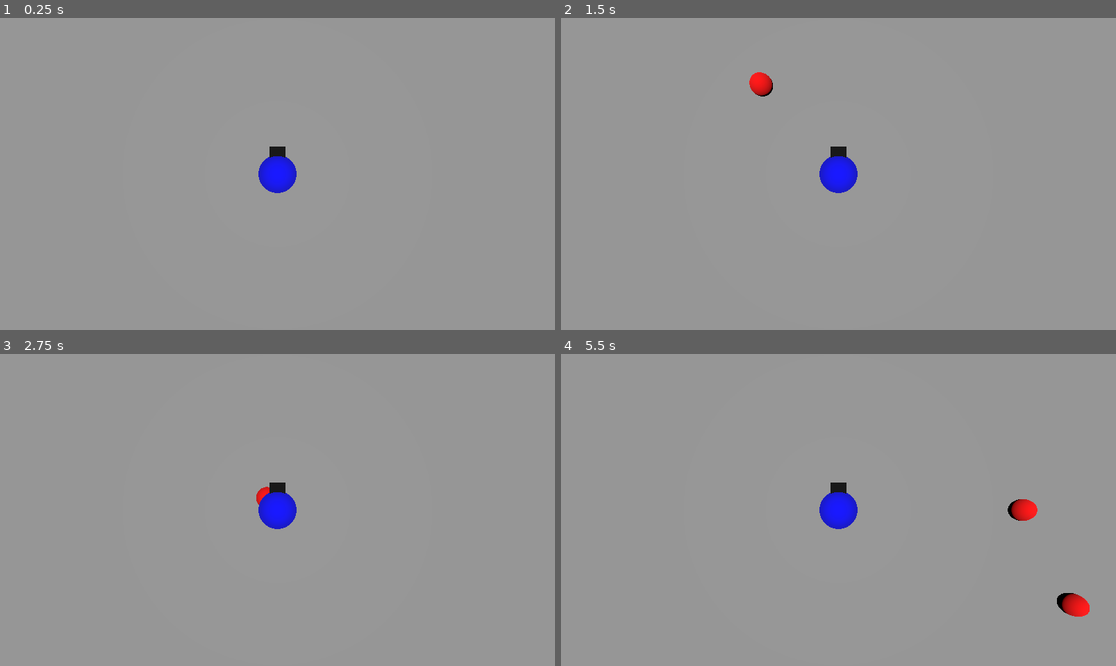
Above: before the commit, frames 1-4 (two rows, left to right).
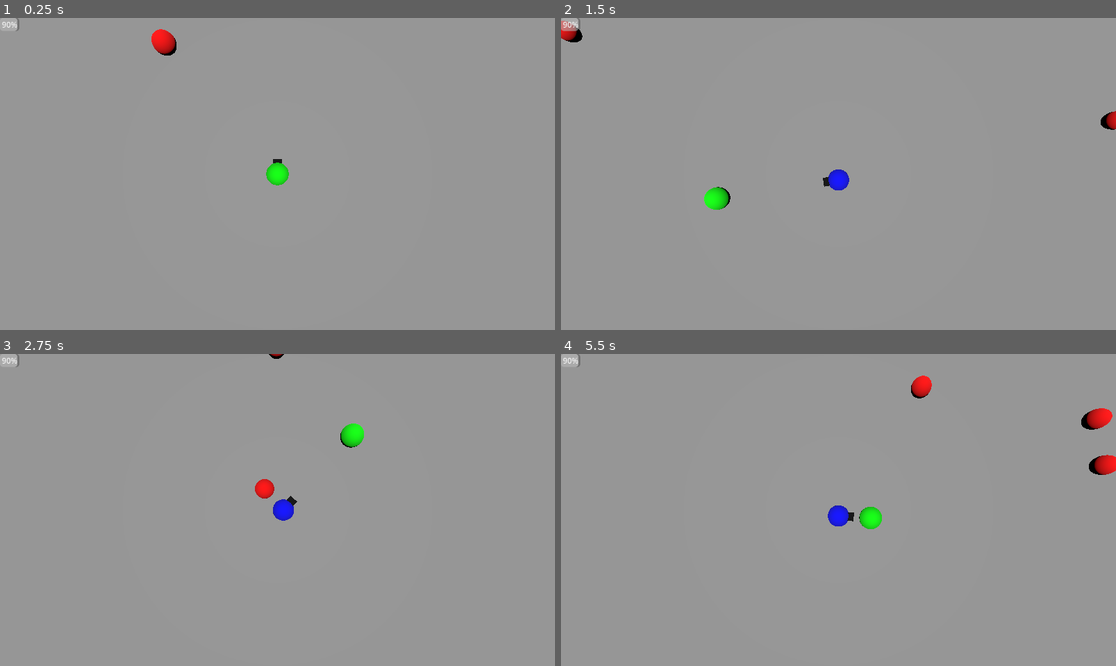
Above: after the commit, the same moments.

Repository: lavithian/Godot_Character_AI
Game: Godot game, scene res://level.tscn
Same seed, same stepped clock (60 frames per second), same inputs: the game is played once before the commit and once after it.
Inputs (mouse positions are in pixels of both pictures, inside the frame that each line leads up to):
- Up to frame 1 (0.25 s): no input
- Up to frame 2 (1.5 s): tap Enter at 0.5 s; move the mouse to (960, 158) at 0.52 s; hold D (move_right) 0.53-1.28 s; click (960, 158) at 0.6 s; tap Space (jump) at 0.77 s; move the mouse to (727, 189) at 1.27 s; hold S (move_back) from 1.28 s (still down); click (727, 189) at 1.35 s
- Up to frame 3 (2.75 s): tap Space (jump) at 1.52 s; move the mouse to (333, 441) at 2.02 s; release S (move_back) at 2.03 s; hold D (move_right) from 2.03 s (still down); click (333, 441) at 2.1 s
- Up to frame 4 (5.5 s): move the mouse to (810, 572) at 2.77 s; release D (move_right) at 2.78 s; hold W (move_forward) 2.78-3.53 s; click (810, 572) at 2.85 s; tap Space (jump) at 3.02, 3.77, 4.52 s; move the mouse to (1005, 556) at 3.52 s; hold A (move_left) 3.53-5.03 s; click (1005, 556) at 3.6 s; move the mouse to (672, 463) at 4.27 s; click (672, 463) at 4.35 s; move the mouse to (866, 510) at 5.02 s; hold S (move_back) from 5.03 s (still down); click (866, 510) at 5.1 s

The runs differ from the first frame. In frame 1, 1.1% of the frame differs, in the area x 0-54%, y 0-57%; in frame 2, 1.5%; in frame 3, 1.1%; in frame 4, 2.3%, in the area x 0-100%, y 0-85%.
Error before the commit: Parse Error: Function "get_()" not found in base self. (res://player.gd:96)

Commit message:
added health and health bar

Diff:
--- a/enemy.gd
+++ b/enemy.gd
@@ -75,7 +75,7 @@
 
 func attack_player():
 	# attack player
-	print("Attack!")
+	#print("Attack!")
 	current_state = state.MOVE
 	pass
 
--- a/level.gd
+++ b/level.gd
@@ -1,10 +1,10 @@
 extends Node3D
 
-
+@export var player : CharacterBody3D
+@export var ui : Control
 # Called when the node enters the scene tree for the first time.
 func _ready():
 	pass # Replace with function body.
-
 
 # Called every frame. 'delta' is the elapsed time since the previous frame.
 func _process(delta):
@@ -14,5 +14,9 @@
 	if Input.is_action_just_pressed("ui_cancel"):
 		get_tree().quit()
 
-func instantiate_bullet():
-	pass
+func _on_player_health_changed(health, max_health):
+	print(health)
+	print(max_health)
+	print(ui.get_child(0).get_child(0).value)
+	ui.get_child(0).get_child(0).value = health
+	pass # Replace with function body.
--- a/level.tscn
+++ b/level.tscn
@@ -1,10 +1,11 @@
-[gd_scene load_steps=8 format=3 uid="uid://krrfjmqcxf2"]
+[gd_scene load_steps=9 format=3 uid="uid://krrfjmqcxf2"]
 
 [ext_resource type="Script" path="res://level.gd" id="1_gljcp"]
 [ext_resource type="PackedScene" uid="uid://fvicijhswq6n" path="res://player.tscn" id="2_1fldc"]
 [ext_resource type="PackedScene" uid="uid://c3o4ox6imk8nq" path="res://enemy.tscn" id="3_1ku1r"]
 [ext_resource type="PackedScene" uid="uid://cagi2702q4b71" path="res://bullet.tscn" id="4_f72sh"]
 [ext_resource type="PackedScene" uid="uid://rfso6t3wpke8" path="res://camera_rig.tscn" id="4_fbpvo"]
+[ext_resource type="PackedScene" uid="uid://cayrqs6t8cxe3" path="res://ui.tscn" id="6_waf8j"]
 
 [sub_resource type="PlaneMesh" id="PlaneMesh_ye5jh"]
 size = Vector2(100, 100)
@@ -12,8 +13,10 @@
 [sub_resource type="BoxShape3D" id="BoxShape3D_tu372"]
 size = Vector3(100, 0.1, 100)
 
-[node name="level" type="Node3D"]
+[node name="level" type="Node3D" node_paths=PackedStringArray("player", "ui")]
 script = ExtResource("1_gljcp")
+player = NodePath("Player")
+ui = NodePath("UI")
 
 [node name="floor" type="StaticBody3D" parent="."]
 metadata/_edit_group_ = true
@@ -64,3 +67,7 @@
 visible = false
 
 [node name="Camera_rig" parent="." instance=ExtResource("4_fbpvo")]
+
+[node name="UI" parent="." instance=ExtResource("6_waf8j")]
+
+[connection signal="health_changed" from="Player" to="." method="_on_player_health_changed"]
--- a/player.gd
+++ b/player.gd
@@ -6,18 +6,22 @@
 @onready var camera_camera =camera.get_node("Camera")
 @onready var cursor = $Cursor
 @onready var eyes = $eyes
-@onready var level : Node3D
+@onready var ui_node = $UI
 
 const speed : float = 1000.0
 const jump_velocity : float = 4.5
 var movement_velocity: Vector3
 var camera_input : float = 0.0
 var mouse_sensitiviy : float = 0.01
+var player_health : int = 100
+
+signal health_changed(current_health, max_health)
 
 # Get the gravity from the project settings to be synced with RigidBody nodes.
 var gravity = ProjectSettings.get_setting("physics/3d/default_gravity")
 
 func _ready() -> void:
+	take_damage(10)
 	pass
 
 func _physics_process(delta) -> void:
@@ -56,18 +60,6 @@
 	camera.global_transform.origin = player_pos
 	pass
 
-func camera_rotation() -> void:
-	#rotate_x(camera_input[0])
-	rotate_y(camera_input)
-#    camera.rotation.x = clamp(
-#        pitch_pivot.rotation.x,
-#        deg_to_rad(-30),S
-#        deg_to_rad(30)
-#    )
-#    twist_input = 0.0
-#    pitch_input = 0.0
-	pass
-
 func look_at_cursor():
 	# Create a horizontal plane, and find a point where the ray intersects with it
 	var player_pos = global_transform.origin
@@ -88,17 +80,19 @@
 
 func shoot_weapon() -> void:
 	print("pew pew")
-#	var b = bullet.instantiate()
-#	dd_child(b)
-#	b.global_transform.origin = eyes.global_transform.origin
-
-# Assuming 'world_node' is a path or reference to the node with the instantiate_bullet function.
-	get_().instantiate_bullet(global_transform.origin, global_transform.basis.get_euler())
-
-
-
 	pass
 
+func take_damage(amount) -> void:
+	print("Damage: " + str(amount))
+	player_health -= amount
+	health_changed.emit(player_health, 100)
+	if player_health < 1:
+		player_death()
+	pass
+
+func player_death() -> void:
+	print("Player died")
+	pass
 # Only detects other Areas. Might be useful
 func _on_area_3d_area_entered(area) -> void:
 	if area:
--- /dev/null
+++ b/ui.tscn
@@ -0,0 +1,17 @@
+[gd_scene format=3 uid="uid://cayrqs6t8cxe3"]
+
+[node name="UI" type="Control"]
+layout_mode = 3
+anchors_preset = 15
+anchor_right = 1.0
+anchor_bottom = 1.0
+grow_horizontal = 2
+grow_vertical = 2
+
+[node name="VBoxContainer" type="VBoxContainer" parent="."]
+layout_mode = 0
+offset_right = 40.0
+offset_bottom = 40.0
+
+[node name="PlayerHealth" type="ProgressBar" parent="VBoxContainer"]
+layout_mode = 2
